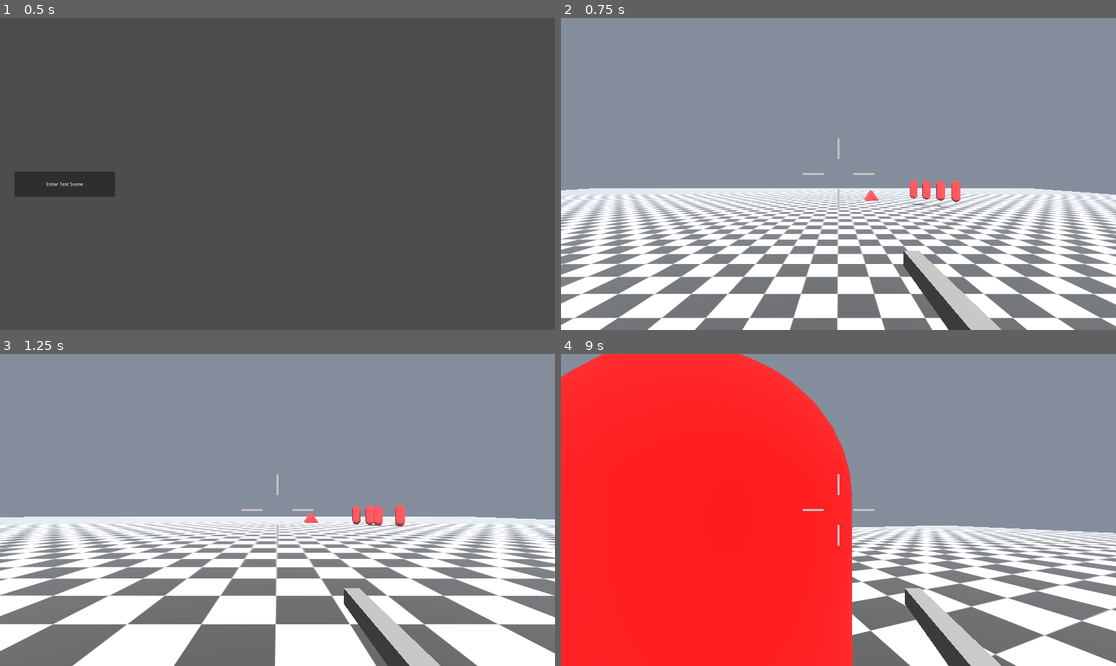
Above: before the commit, frames 1-4 (two rows, left to right).
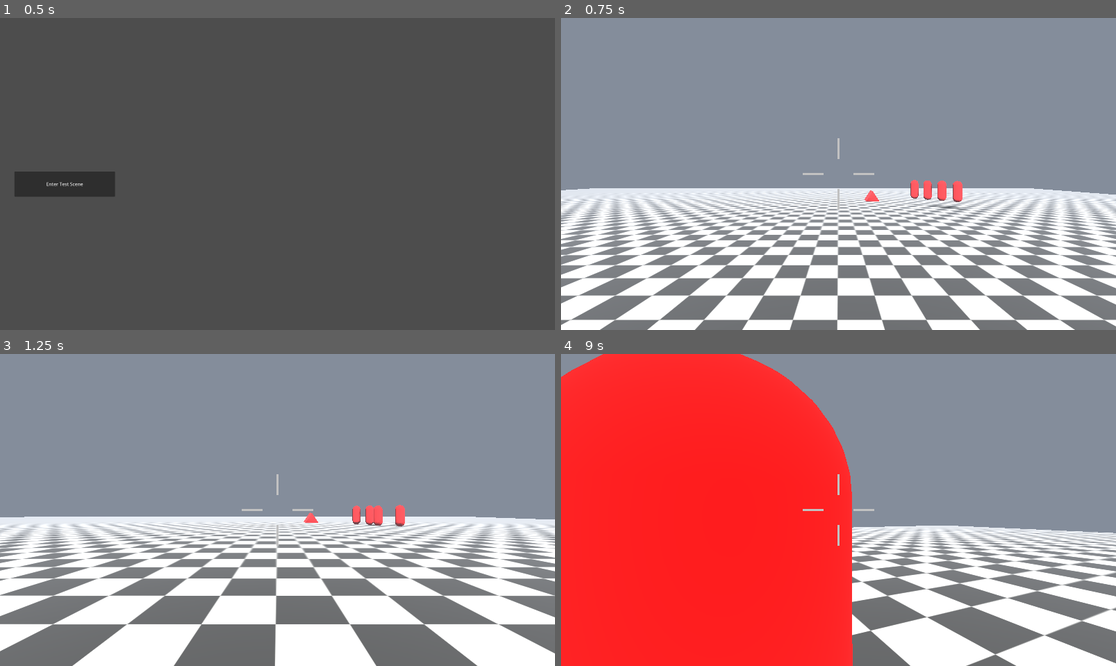
Above: after the commit, the same moments.

Repository: Octopodes-Nuts/FracturedExodus
Game: Godot game, scene res://ui/main_menu/MainMenu.tscn
The game is run twice, just before and just after one commit, with the same random seed, the same clock (stepped at 60 frames per second) and the same inputs.
Inputs (mouse positions are in pixels of both pictures, inside the frame that each line leads up to):
- Up to frame 1 (0.5 s): no input
- Up to frame 2 (0.75 s): click "Enter Test Scene" at 0.5 s
- Up to frame 3 (1.25 s): no input
- Up to frame 4 (9 s): move the mouse to (866, 510) at 1.27 s; hold W (move_forward) 1.28-6.53 s; tap 5 (equipment_1, bound only after the commit) at 1.35, 3.05, 5.1, 7.55 s; click (866, 510) at 1.42 s; tap Space (jump) at 1.52, 2.27, 3.77, 4.52, 5.27, 6.77, 7.52, 8.27 s; tap 4 (equipment_1, bound only before the commit) at 1.55, 2.1, 3.8, 5.85, 8.3 s; move the mouse to (810, 510) at 2.02 s; tap 6 (equipment_2, bound only after the commit) at 2.3, 2.85, 4.55, 6.6 s; move the mouse to (849, 503) at 2.77 s; move the mouse to (832, 516) at 3.52 s; right-click (832, 516) at 3.6 s; click (832, 516) at 3.67 s; move the mouse to (877, 513) at 4.27 s; tap C (crouch) at 4.35 s; move the mouse to (794, 506) at 5.02 s; move the mouse to (844, 510) at 5.77 s; click (844, 510) at 5.92 s; move the mouse to (816, 503) at 6.52 s; hold D (move_right) 6.53-7.28 s; move the mouse to (866, 510) at 7.27 s; press the mouse at (866, 510) at 7.28 s; hold W (move_forward) from 7.28 s (still down); move the mouse to (810, 510) at 8.02 s; release the mouse at (810, 510) at 8.03 s; tap E (interact) at 8.1 s; click (810, 510) at 8.17 s; move the mouse to (849, 503) at 8.77 s; tap 1 (primary_weapon) at 8.85 s

Frame 1 is identical in both runs. In frame 2, 9.9% of the frame differs, in the area x 0-100%, y 51-100%; in frame 3, 1.7%; in frame 4, 1.7%.
Error before the commit: Invalid assignment of property or key 'ads' with value of type 'bool' on a base object of type 'Node3D (Equipment)'. (res://behavior/player/movement/DefaultCon…
Error after the commit: Parse Error: Too few arguments for "new()" call. Expected at least 1 but received 0. (res://behavior/account/Character.gd:17)

Commit message:
Add gameplay loop, update character to always have medkit by default in an unchangeable way, and change add medkit key

Diff:
--- a/src/behavior/account/Character.gd
+++ b/src/behavior/account/Character.gd
@@ -13,6 +13,8 @@
 var secondary_weapon: Weapon = Weapon.new()
 # tertiary is utility melee
 var tertiary_weapon: Weapon = Weapon.new()
+# quaternary is medkit
+var medkit: MedPack = MedPack.new()
 
 var equipment_1: EquipmentSlot = EquipmentSlot.new()
 var equipment_2: EquipmentSlot = EquipmentSlot.new()
--- a/src/load/settings.json
+++ b/src/load/settings.json
@@ -16,8 +16,9 @@
 		"secondary_weapon": "KEY_2",
 		"tertiary_weapon":  "KEY_3",
 		"reload":           "KEY_R",
-		"equipment_1":      "KEY_4",
-		"equipment_2":      "KEY_5"
+		"medpack":			"KEY_4",
+		"equipment_1":      "KEY_5",
+		"equipment_2":      "KEY_6"
 	},
 
 	"default_controls" : {
@@ -37,7 +38,8 @@
 		"secondary_weapon": "KEY_2",
 		"tertiary_weapon":  "KEY_3",
 		"reload":           "KEY_R",
-		"equipment_1":      "KEY_4",
-		"equipment_2":      "KEY_5"
+		"medpack":			"KEY_4",
+		"equipment_1":      "KEY_5",
+		"equipment_2":      "KEY_6"
 	}
 }
Not shown, added: docs/gameplay_loop.md
